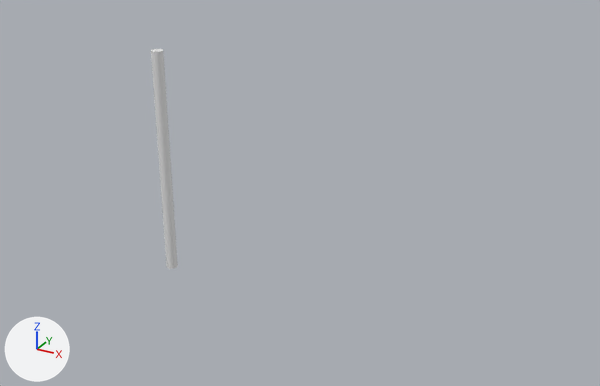
A saved change to the glTF model public/3d/plstmichel.glb.
The view is the same before and after, from a camera (50 mm lens) standing at (21.3, -26.5, 18.3) and looking at (6.4, 0.5, 4.8). The axes (+X, +Y, +Z) are drawn at lower left. The lights are the same throughout.

The first picture shows 'paal'.
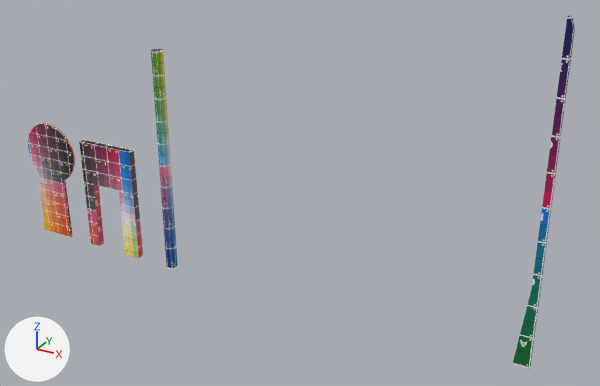
The newer file is also turned or shifted as a whole; pictures and numbers use the older file's frame.

Pixel boxes (x1, y1, x2, y2) of what changed, in the pictures (600 x 386 px):
'poortje', added
    after: (79, 139, 143, 258)
'paal2', added
    after: (512, 16, 575, 369)
'sleutelgat', added
    after: (28, 123, 75, 237)
'paal', recoloured
    both: (151, 49, 178, 269)

The change in detail:
Picture 'testimage3d' (img_testimage3d) is new.
Material 'Material.002' (mat_material_002) is new.
Its texture is img_testimage3d.
Material 'Material.004' (mat_material_004) is new.
Its texture is img_testimage3d.
Material 'Material.003' (mat_material_003) is new.
Its texture is img_testimage3d.
Material 'Material.001' (mat_material_001) is new.
Its texture is img_testimage3d.
me_cylinder has 64 vertices, 124 faces and spans x -0.25..0.25, y -0.25..0.25, z 0.0..10.01.
me_cylinder now uses material mat_material_002 (picture img_testimage3d).
Mesh me_beziercurve_002 is new.
It has 12 vertices, 20 faces and spans x -0.49..0.15, y 0.0..0.17, z 0.0..12.98.
It uses material mat_material_004 (picture img_testimage3d).
Mesh me_beziercurve_001 is new.
It has 38 vertices, 72 faces and spans x -1.34..1.54, y 0.0..0.09, z 0.0..5.68.
It uses material mat_material_003 (picture img_testimage3d).
Mesh me_beziercurve is new.
It has 18 vertices, 32 faces and spans x -1.39..1.53, y -0.15..0.15, z -0.02..5.23.
It uses material mat_material_001 (picture img_testimage3d).
Object 'paal2' (ob_paal2) is new; it shows me_beziercurve_002.
Its location is (16.2, 0.0, 0.0).
Object 'sleutelgat' (ob_sleutelgat) is new; it shows me_beziercurve_001.
Its location is (-6.87, 0.0, 0.0).
Object 'poortje' (ob_poortje) is new; it shows me_beziercurve.
Its location is (-3.32, 0.0, 0.04).
